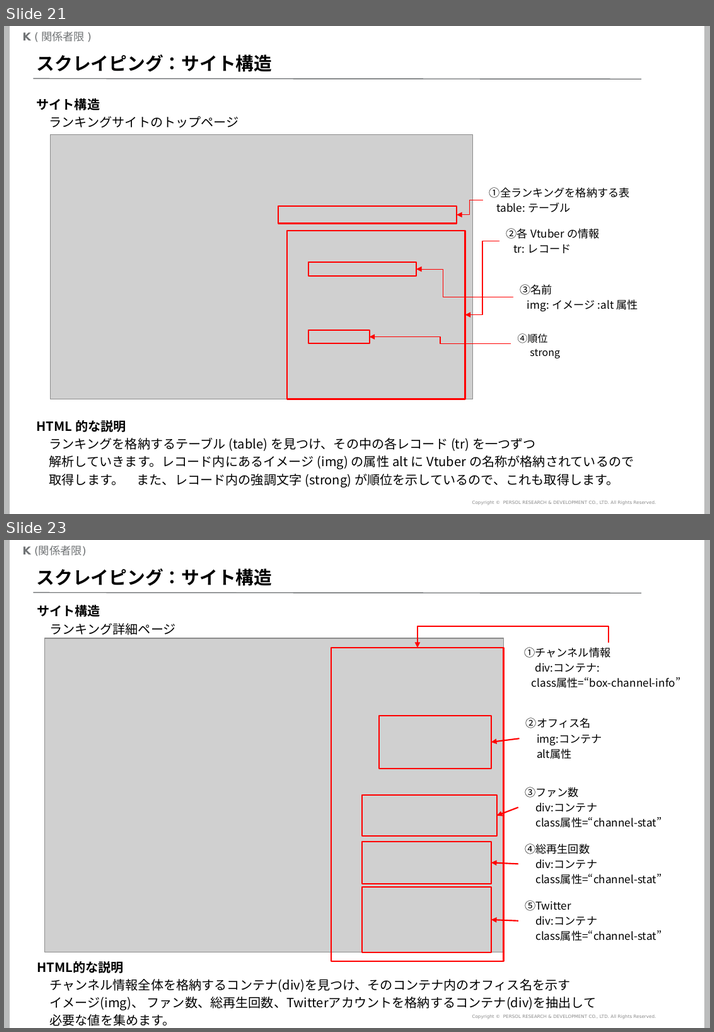
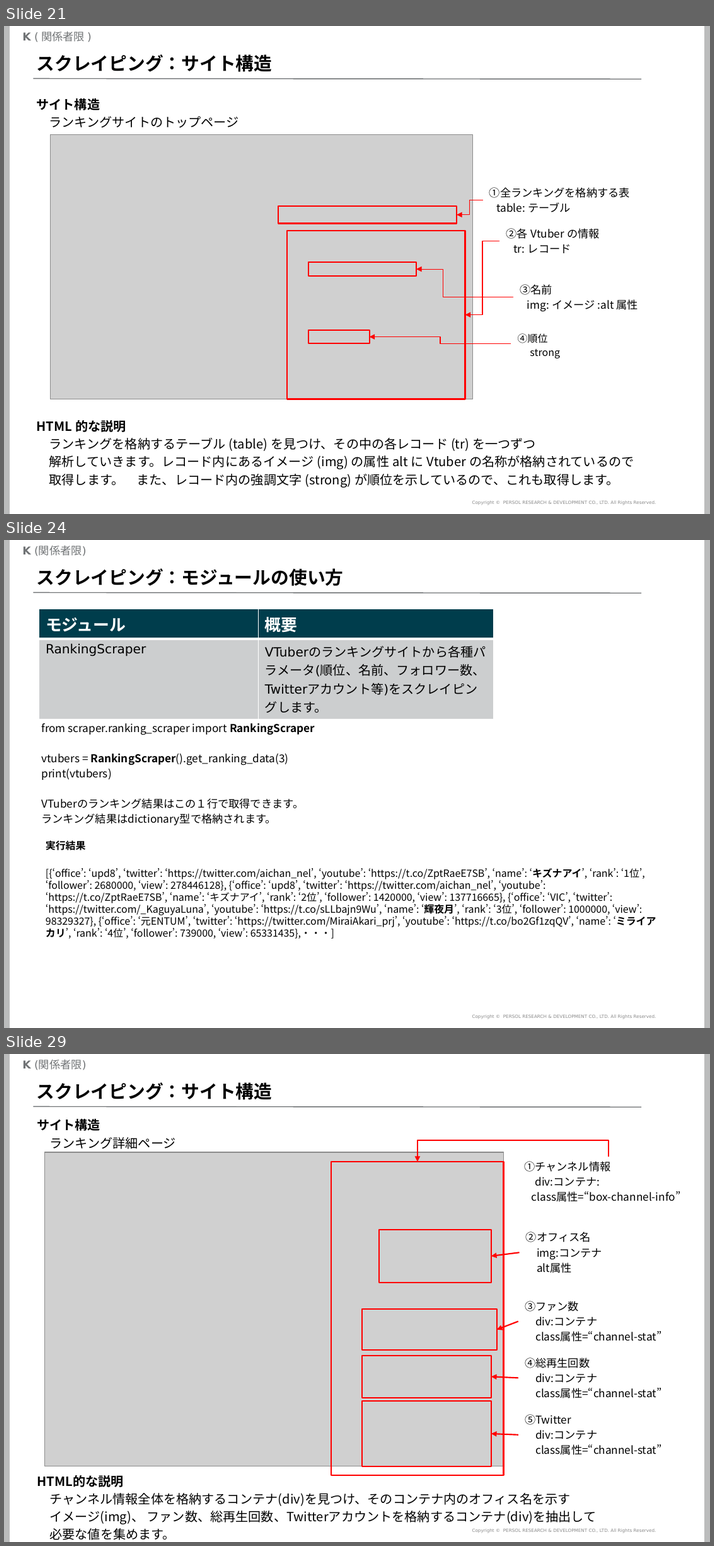
Before and after one commit to mogrodown/python_session, a slide deck: doc/python中級講座_2020.pptx. Shown one above the other, each under a label of ours: slides 21 and 23 before the commit, slides 21, 24 and 29 after it; the slides between them are not shown. The pictures are 714x1032 and 714x1546 pixels, drawn with LibreOffice and Linux fonts; fonts in the diff are those of the drawing; grey boxes stand for pictures; background and template pictures are left out. Boxes give left, top, right and bottom in pixels: in the first picture for what was removed or moved away, otherwise in the second. Text is boxed around its words. In the diff, an @@ line names an element or a change of style, - is before the commit and + after.

```diff
--- a/doc/python中級講座_2020.pptx
+++ b/doc/python中級講座_2020.pptx
@@ slide 24 added at (4, 540, 710, 1028), background #FFFFFF; not listed: 5 template elements that a slide beside it also shows @@
@@ title added at (37, 568, 344, 586), 20 pt, text #000000, bold @@
+スクレイピング：モジュールの使い方
@@ table added at (39, 609, 494, 715), 2 rows, 2 columns @@
+モジュール | 概要
+RankingScraper | VTuberのランキングサイトから各種パラメータ(順位、名前、フォロワー数、Twitterアカウント等)をスクレイピングします。
@@ text added at (41, 723, 315, 825), 12 pt, text #000000 @@
+from scraper.ranking_scraper import RankingScraper
+vtubers = RankingScraper().get_ranking_data(3)
+print(vtubers)
+VTuberのランキング結果はこの１行で取得できます。
+ランキング結果はdictionary型で格納されます。
@@ text added at (46, 841, 656, 939), 11.1 pt, text #000000 @@
+実行結果
+[{‘office’: ‘upd8’, ‘twitter’: ‘https://twitter.com/aichan_nel’, ‘youtube’: ‘https://t.co/ZptRaeE7SB’, ‘name’: ‘キズナアイ’, ‘rank’: ‘1位’, ‘follower’: 2680000, ‘view’: 278446128}, {‘office’: ‘upd8’, ‘twitter’: ‘https://twitter.com/aichan_nel’, ‘youtube’: ‘https://t.co/ZptRaeE7SB’, ‘name’: ‘キズナアイ’, ‘rank’: ‘2位’, ‘follower’: 1420000, ‘view’: 137716665}, {‘office’: ‘VIC’, ‘twitter’: ‘https://twitter.com/_KaguyaLuna’, ‘youtube’: ‘https://t.co/sLLbajn9Wu’, ‘name’: ‘輝夜月’, ‘rank’: ‘3位’, ‘follower’: 1000000, ‘view’: 98329327}, {‘office’: ‘元ENTUM’, ‘twitter’: ‘https://twitter.com/MiraiAkari_prj’, ‘youtube’: ‘https://t.co/bo2Gf1zqQV’, ‘name’: ‘ミライアカリ’, ‘rank’: ‘4位’, ‘follower’: 739000, ‘view’: 65331435},・・・]
@@ what was slide 23 is now slide 29 @@
```
Also in this commit, not shown: 13 slides changed, 11 other slides added, 1 slide removed, 5 other files.
